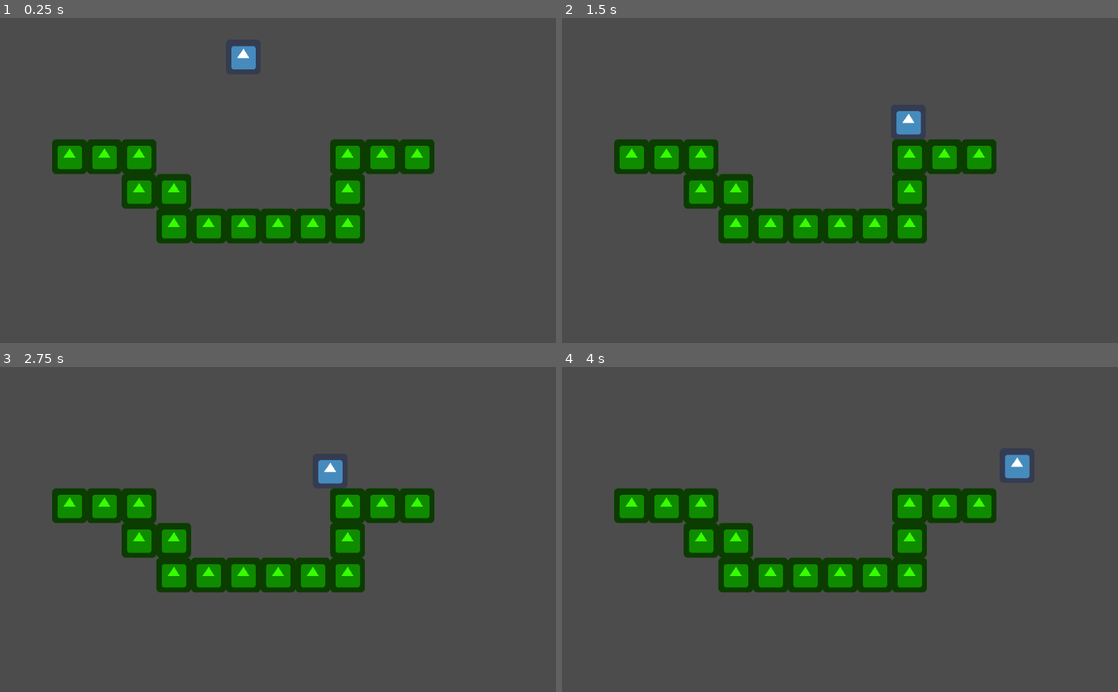
Above: before the commit, frames 1-4 (two rows, left to right).
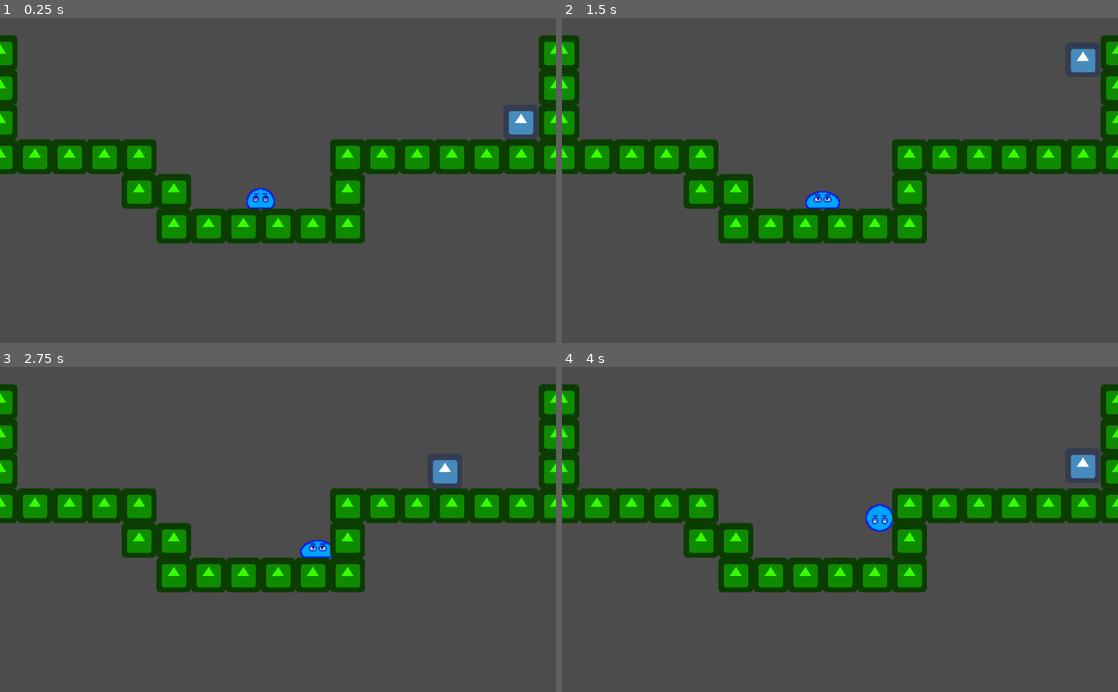
Above: after the commit, the same moments.

Repository: sethburch/Daynight
Game: Godot game, scene res://World.tscn
Same seed, same stepped clock (60 frames per second), same inputs: the game is played once before the commit and once after it. Before the commit the project has no main scene; this scene is started directly in both runs. The engine's default icon, where the game draws it, is replaced by a stand-in: a white triangle on a blue panel in a dark square.
Inputs:
- Up to frame 1 (0.25 s): no input
- Up to frame 2 (1.5 s): hold Right (ui_right) from 0.53 s (still down); tap Up (ui_up) at 0.77 s
- Up to frame 3 (2.75 s): tap Up (ui_up) at 1.52 s; release Right (ui_right) at 2.03 s; hold Left (ui_left) from 2.03 s (still down)
- Up to frame 4 (4 s): release Left (ui_left) at 2.78 s; hold Right (ui_right) from 2.78 s (still down); tap Up (ui_up) at 3.02, 3.77 s

The runs differ from the first frame. In frame 1, 6.2% of the frame differs, in the area x 0-100%, y 5-59%; in frame 2, 6.2%; in frame 3, 6.2%; in frame 4, 6.3%, in the area x 0-100%, y 5-51%.

Commit message:
Slime AI
A basic slime AI. It has three types of jumps: high to the side, short to the side, and short straight up. When the player is outside of its detection radius it will jump around at random intervals and in random directions, favoring short jumps. When the player is near it will attempt to jump towards the player, using high jumps if the player is far and short jumps if they are near. The slime also tracks the player with its eyes and gets mean when it can see the player. Its cute.

Diff:
--- /dev/null
+++ b/BodySprite.gd
@@ -0,0 +1,11 @@
+extends AnimatedSprite
+
+onready var slime = get_parent()
+
+func _process(delta):
+	if !slime.is_on_floor():
+		set_animation("Jump")
+	elif slime.waitTimer < 20:
+		set_animation("Prejump")
+	else:
+		set_animation("Idle")
--- /dev/null
+++ b/BrowsSprite.gd
@@ -0,0 +1,36 @@
+extends AnimatedSprite
+
+onready var slime = get_parent()
+
+func _process(delta):
+	if slime.angry:
+		set_frame(1)
+		if abs(slime.target.x - slime.global_position.x) < 30:
+			if slime.target.y < slime.global_position.y:
+				set_animation("LookUp")
+		elif slime.target.y - slime.global_position.y > 3 * abs(slime.target.x - slime.global_position.x):
+			set_animation("Idle")
+		elif slime.target.x > slime.global_position.x:
+			set_animation("LookSide")
+			set_flip_h(false)
+		elif slime.target.x < slime.global_position.x:
+			set_animation("LookSide")
+			set_flip_h(true)
+		if slime.waitTimer < 20:
+			set_animation("Prejump")
+		set_frame(1)
+	elif slime.motion.x == 0:
+		if slime.motion.y < 0:
+			set_animation("LookUp")
+		elif slime.motion.y == 0:
+			set_animation("Idle")
+	elif slime.motion.x > 0:
+		set_animation("LookSide")
+		set_flip_h(false)
+	elif slime.motion.x < 0:
+		set_animation("LookSide")
+		set_flip_h(true)
+	else:
+		set_animation("Idle")
+	if slime.waitTimer < 20:
+		set_animation("Prejump")
--- /dev/null
+++ b/EyesSprite.gd
@@ -0,0 +1,32 @@
+extends AnimatedSprite
+
+onready var slime = get_parent()
+
+func _process(delta):
+	if slime.angry:
+		if abs(slime.target.x - slime.global_position.x) < 30:
+			if slime.target.y < slime.global_position.y:
+				set_animation("LookUp")
+		elif slime.target.y - slime.global_position.y > 3 * abs(slime.target.x - slime.global_position.x):
+			set_animation("LookDown")
+		elif slime.target.x > slime.global_position.x:
+			set_animation("LookSide")
+			set_flip_h(false)
+		elif slime.target.x < slime.global_position.x:
+			set_animation("LookSide")
+			set_flip_h(true)
+	elif slime.motion.x == 0:
+		if slime.motion.y < 0:
+			set_animation("LookUp")
+		elif slime.motion.y == 0:
+			set_animation("Idle")
+	elif slime.motion.x > 0:
+		set_animation("LookSide")
+		set_flip_h(false)
+	elif slime.motion.x < 0:
+		set_animation("LookSide")
+		set_flip_h(true)
+	else:
+		set_animation("Idle")
+	if slime.waitTimer < 20:
+		set_animation("Prejump")
--- /dev/null
+++ b/Slime.gd
@@ -0,0 +1,56 @@
+extends KinematicBody2D
+
+const UP = Vector2(0, -1)
+const GRAVITY = 20
+const JUMP_VEL_HIGH = Vector2(250, -575)
+const JUMP_VEL_LOW = Vector2(150, -450)
+var motion = Vector2()
+var waitTimer = 100
+var target = Vector2(0,0)
+var angry = false
+var rng = RandomNumberGenerator.new()
+
+onready var player = get_node("../Player")
+onready var detectionRadius = get_node("PlayerDetect")
+
+func _physics_process(delta):
+	if detectionRadius.overlaps_body(player):
+		target = player.get_global_position()
+		if waitTimer > 20:
+			waitTimer = 20
+		angry = true
+	elif waitTimer < 1:
+		angry = false
+		var tempRand = rng.randi_range(0, 20)
+		if tempRand == 20:
+			target = Vector2(global_position.x + 100, global_position.y + 100)
+		elif tempRand == 19:
+			target = Vector2(global_position.x - 100, global_position.y + 100)
+		elif tempRand > 12:
+			target = Vector2(global_position.x + 75, global_position.y)
+		elif tempRand > 6:
+			target = Vector2(global_position.x - 75, global_position.y)
+		else:
+			target = Vector2(global_position.x, global_position.y + 20)
+	else:
+		angry = false
+	if is_on_floor():
+		motion.x = 0
+		waitTimer -= 1
+		chase()
+
+	motion.y += GRAVITY
+
+	motion = move_and_slide(motion, UP)
+
+func chase():
+	if waitTimer < 0:
+		if global_position.distance_to(target) > 125:
+			motion = JUMP_VEL_HIGH
+		else:
+			motion = JUMP_VEL_LOW
+		if target.x < global_position.x:
+			motion.x *= -1
+		elif target.x == global_position.x:
+			motion.x = 0
+		waitTimer = rng.randi_range(20, 120)
--- a/World.tscn
+++ b/World.tscn
@@ -1,18 +1,114 @@
-[gd_scene load_steps=5 format=2]
+[gd_scene load_steps=31 format=2]
 
 [ext_resource path="res://KinematicBody2D.gd" type="Script" id=1]
 [ext_resource path="res://icon.png" type="Texture" id=2]
+[ext_resource path="res://Slime.gd" type="Script" id=3]
+[ext_resource path="res://slime sprites/slime_jump.png" type="Texture" id=4]
+[ext_resource path="res://slime sprites/slime_prejump.png" type="Texture" id=5]
+[ext_resource path="res://slime sprites/slime.png" type="Texture" id=6]
+[ext_resource path="res://slime sprites/slime_idle2.png" type="Texture" id=7]
+[ext_resource path="res://BodySprite.gd" type="Script" id=8]
+[ext_resource path="res://slime sprites/slime_eyes_d.png" type="Texture" id=9]
+[ext_resource path="res://slime sprites/slime_eyes_prej.png" type="Texture" id=10]
+[ext_resource path="res://slime sprites/slime_eyes_f.png" type="Texture" id=11]
+[ext_resource path="res://slime sprites/slime_eyes_u.png" type="Texture" id=12]
+[ext_resource path="res://slime sprites/slime_eyes_r.png" type="Texture" id=13]
+[ext_resource path="res://EyesSprite.gd" type="Script" id=14]
+[ext_resource path="res://slime sprites/slime_brows_prej_normal.png" type="Texture" id=15]
+[ext_resource path="res://slime sprites/slime_brows_prej_angry.png" type="Texture" id=16]
+[ext_resource path="res://slime sprites/slime_brows_f_normal.png" type="Texture" id=17]
+[ext_resource path="res://slime sprites/slime_brows_f_angry.png" type="Texture" id=18]
+[ext_resource path="res://slime sprites/slime_brows_u_normal.png" type="Texture" id=19]
+[ext_resource path="res://slime sprites/slime_brows_u_angry.png" type="Texture" id=20]
+[ext_resource path="res://slime sprites/slime_brows_r_normal.png" type="Texture" id=21]
+[ext_resource path="res://slime sprites/slime_brows_r_angry.png" type="Texture" id=22]
+[ext_resource path="res://BrowsSprite.gd" type="Script" id=23]
 
 [sub_resource type="RectangleShape2D" id=1]
 extents = Vector2( 32, 32 )
 
+[sub_resource type="SpriteFrames" id=5]
+animations = [ {
+"frames": [ ExtResource( 4 ) ],
+"loop": true,
+"name": "Jump",
+"speed": 5.0
+}, {
+"frames": [ ExtResource( 5 ) ],
+"loop": true,
+"name": "Prejump",
+"speed": 5.0
+}, {
+"frames": [ ExtResource( 6 ), ExtResource( 7 ) ],
+"loop": true,
+"name": "Idle",
+"speed": 3.0
+} ]
+
+[sub_resource type="SpriteFrames" id=6]
+animations = [ {
+"frames": [ ExtResource( 9 ) ],
+"loop": true,
+"name": "LookDown",
+"speed": 5.0
+}, {
+"frames": [ ExtResource( 10 ) ],
+"loop": true,
+"name": "Prejump",
+"speed": 5.0
+}, {
+"frames": [ ExtResource( 11 ) ],
+"loop": true,
+"name": "Idle",
+"speed": 5.0
+}, {
+"frames": [ ExtResource( 12 ) ],
+"loop": true,
+"name": "LookUp",
+"speed": 5.0
+}, {
+"frames": [ ExtResource( 13 ) ],
+"loop": true,
+"name": "LookSide",
+"speed": 5.0
+} ]
+
+[sub_resource type="SpriteFrames" id=7]
+animations = [ {
+"frames": [ ExtResource( 15 ), ExtResource( 16 ) ],
+"loop": true,
+"name": "Prejump",
+"speed": 0.0
+}, {
+"frames": [ ExtResource( 17 ), ExtResource( 18 ) ],
+"loop": true,
+"name": "Idle",
+"speed": 0.0
+}, {
+"frames": [ ExtResource( 19 ), ExtResource( 20 ) ],
+"loop": true,
+"name": "LookUp",
+"speed": 0.0
+}, {
+"frames": [ ExtResource( 21 ), ExtResource( 22 ) ],
+"loop": true,
+"name": "LookSide",
+"speed": 0.0
+} ]
+
 [sub_resource type="RectangleShape2D" id=2]
+extents = Vector2( 11, 9 )
+
+[sub_resource type="CircleShape2D" id=4]
+radius = 100.0
+
+[sub_resource type="RectangleShape2D" id=3]
 extents = Vector2( 32.653, 32 )
 
 [node name="World" type="Node"]
 
 [node name="Player" type="KinematicBody2D" parent="."]
-position = Vector2( 448, 32 )
+position = Vector2( 960, 192 )
 script = ExtResource( 1 )
 __meta__ = {
 "_edit_group_": true
@@ -24,6 +120,41 @@
 [node name="CollisionShape2D" type="CollisionShape2D" parent="Player"]
 shape = SubResource( 1 )
 
+[node name="Slime" type="KinematicBody2D" parent="."]
+position = Vector2( 480, 320 )
+scale = Vector2( 2, 2 )
+script = ExtResource( 3 )
+__meta__ = {
+"_edit_group_": true
+}
+
+[node name="BodySprite" type="AnimatedSprite" parent="Slime"]
+frames = SubResource( 5 )
+animation = "Idle"
+playing = true
+script = ExtResource( 8 )
+
+[node name="EyesSprite" type="AnimatedSprite" parent="Slime"]
+frames = SubResource( 6 )
+animation = "Idle"
+playing = true
+script = ExtResource( 14 )
+
+[node name="BrowsSprite" type="AnimatedSprite" parent="Slime"]
+frames = SubResource( 7 )
+animation = "Idle"
+playing = true
+script = ExtResource( 23 )
+
+[node name="CollisionShape2D" type="CollisionShape2D" parent="Slime"]
+position = Vector2( 0, 7 )
+shape = SubResource( 2 )
+
+[node name="PlayerDetect" type="Area2D" parent="Slime"]
+
+[node name="DetectionRadius" type="CollisionShape2D" parent="Slime/PlayerDetect"]
+shape = SubResource( 4 )
+
 [node name="Walls" type="Node" parent="."]
 editor/display_folded = true
 
@@ -40,7 +171,172 @@
 texture = ExtResource( 2 )
 
 [node name="CollisionShape2D" type="CollisionShape2D" parent="Walls/Wall15"]
-shape = SubResource( 2 )
+shape = SubResource( 3 )
+
+[node name="Wall20" type="StaticBody2D" parent="Walls"]
+editor/display_folded = true
+position = Vector2( 64, 256 )
+__meta__ = {
+"_edit_group_": true
+}
+
+[node name="Sprite" type="Sprite" parent="Walls/Wall20"]
+modulate = Color( 0.219608, 1, 0, 1 )
+show_behind_parent = true
+texture = ExtResource( 2 )
+
+[node name="CollisionShape2D" type="CollisionShape2D" parent="Walls/Wall20"]
+shape = SubResource( 3 )
+
+[node name="Wall21" type="StaticBody2D" parent="Walls"]
+editor/display_folded = true
+position = Vector2( 0, 256 )
+__meta__ = {
+"_edit_group_": true
+}
+
+[node name="Sprite" type="Sprite" parent="Walls/Wall21"]
+modulate = Color( 0.219608, 1, 0, 1 )
+show_behind_parent = true
+texture = ExtResource( 2 )
+
+[node name="CollisionShape2D" type="CollisionShape2D" parent="Walls/Wall21"]
+shape = SubResource( 3 )
+
+[node name="Wall16" type="StaticBody2D" parent="Walls"]
+editor/display_folded = true
+position = Vector2( 0, 192 )
+__meta__ = {
+"_edit_group_": true
+}
+
+[node name="Sprite" type="Sprite" parent="Walls/Wall16"]
+modulate = Color( 0.219608, 1, 0, 1 )
+show_behind_parent = true
+texture = ExtResource( 2 )
+
+[node name="CollisionShape2D" type="CollisionShape2D" parent="Walls/Wall16"]
+shape = SubResource( 3 )
+
+[node name="Wall17" type="StaticBody2D" parent="Walls"]
+editor/display_folded = true
+position = Vector2( 0, 128 )
+__meta__ = {
+"_edit_group_": true
+}
+
+[node name="Sprite" type="Sprite" parent="Walls/Wall17"]
+modulate = Color( 0.219608, 1, 0, 1 )
+show_behind_parent = true
+texture = ExtResource( 2 )
+
+[node name="CollisionShape2D" type="CollisionShape2D" parent="Walls/Wall17"]
+shape = SubResource( 3 )
+
+[node name="Wall18" type="StaticBody2D" parent="Walls"]
+editor/display_folded = true
+position = Vector2( 896, 256 )
+__meta__ = {
+"_edit_group_": true
+}
+
+[node name="Sprite" type="Sprite" parent="Walls/Wall18"]
+modulate = Color( 0.219608, 1, 0, 1 )
+show_behind_parent = true
+texture = ExtResource( 2 )
+
+[node name="CollisionShape2D" type="CollisionShape2D" parent="Walls/Wall18"]
+shape = SubResource( 3 )
+
+[node name="Wall19" type="StaticBody2D" parent="Walls"]
+editor/display_folded = true
+position = Vector2( 960, 256 )
+__meta__ = {
+"_edit_group_": true
+}
+
+[node name="Sprite" type="Sprite" parent="Walls/Wall19"]
+modulate = Color( 0.219608, 1, 0, 1 )
+show_behind_parent = true
+texture = ExtResource( 2 )
+
+[node name="CollisionShape2D" type="CollisionShape2D" parent="Walls/Wall19"]
+shape = SubResource( 3 )
+
+[node name="Wall23" type="StaticBody2D" parent="Walls"]
+editor/display_folded = true
+position = Vector2( 1024, 256 )
+__meta__ = {
+"_edit_group_": true
+}
+
+[node name="Sprite" type="Sprite" parent="Walls/Wall23"]
+modulate = Color( 0.219608, 1, 0, 1 )
+show_behind_parent = true
+texture = ExtResource( 2 )
+
+[node name="CollisionShape2D" type="CollisionShape2D" parent="Walls/Wall23"]
+shape = SubResource( 3 )
+
+[node name="Wall24" type="StaticBody2D" parent="Walls"]
+editor/display_folded = true
+position = Vector2( 1024, 192 )
+__meta__ = {
+"_edit_group_": true
+}
+
+[node name="Sprite" type="Sprite" parent="Walls/Wall24"]
+modulate = Color( 0.219608, 1, 0, 1 )
+show_behind_parent = true
+texture = ExtResource( 2 )
+
+[node name="CollisionShape2D" type="CollisionShape2D" parent="Walls/Wall24"]
+shape = SubResource( 3 )
+
+[node name="Wall25" type="StaticBody2D" parent="Walls"]
+editor/display_folded = true
+position = Vector2( 1024, 128 )
+__meta__ = {
+"_edit_group_": true
+}
+
+[node name="Sprite" type="Sprite" parent="Walls/Wall25"]
+modulate = Color( 0.219608, 1, 0, 1 )
+show_behind_parent = true
+texture = ExtResource( 2 )
+
+[node name="CollisionShape2D" type="CollisionShape2D" parent="Walls/Wall25"]
+shape = SubResource( 3 )
+
+[node name="Wall26" type="StaticBody2D" parent="Walls"]
+editor/display_folded = true
+position = Vector2( 1024, 64 )
+__meta__ = {
+"_edit_group_": true
+}
+
+[node name="Sprite" type="Sprite" parent="Walls/Wall26"]
+modulate = Color( 0.219608, 1, 0, 1 )
+show_behind_parent = true
+texture = ExtResource( 2 )
+
+[node name="CollisionShape2D" type="CollisionShape2D" parent="Walls/Wall26"]
+shape = SubResource( 3 )
+
+[node name="Wall27" type="StaticBody2D" parent="Walls"]
+editor/display_folded = true
+position = Vector2( 0, 64 )
+__meta__ = {
+"_edit_group_": true
+}
+
+[node name="Sprite" type="Sprite" parent="Walls/Wall27"]
+modulate = Color( 0.219608, 1, 0, 1 )
+show_behind_parent = true
+texture = ExtResource( 2 )
+
+[node name="CollisionShape2D" type="CollisionShape2D" parent="Walls/Wall27"]
+shape = SubResource( 3 )
 
 [node name="Wall14" type="StaticBody2D" parent="Walls"]
 editor/display_folded = true
@@ -70,7 +366,22 @@
 texture = ExtResource( 2 )
 
 [node name="CollisionShape2D" type="CollisionShape2D" parent="Walls/Wall13"]
-shape = SubResource( 2 )
+shape = SubResource( 3 )
+
+[node name="Wall22" type="StaticBody2D" parent="Walls"]
+editor/display_folded = true
+position = Vector2( 832, 256 )
+__meta__ = {
+"_edit_group_": true
+}
+
+[node name="Sprite" type="Sprite" parent="Walls/Wall22"]
+modulate = Color( 0.219608, 1, 0, 1 )
+show_behind_parent = true
+texture = ExtResource( 2 )
+
+[node name="CollisionShape2D" type="CollisionShape2D" parent="Walls/Wall22"]
+shape = SubResource( 3 )
 
 [node name="Wall12" type="StaticBody2D" parent="Walls"]
 editor/display_folded = true
--- a/project.godot
+++ b/project.godot
@@ -16,6 +16,7 @@
 [application]
 
 config/name="Daynight"
+run/main_scene="res://World.tscn"
 config/icon="res://icon.png"
 
 [rendering]
Not shown: 13 places in World.tscn that only renumber resources
Binary file added: slime sprites/slime.png
Not shown, added: slime sprites/slime.png.import
Binary file added: slime sprites/slime_brows_f_angry.png
Not shown, added: slime sprites/slime_brows_f_angry.png.import
Binary file added: slime sprites/slime_brows_f_normal.png
Not shown, added: slime sprites/slime_brows_f_normal.png.import
Binary file added: slime sprites/slime_brows_prej_angry.png
Not shown, changed: slime sprites/slime_brows_prej_angry.png.import
Binary file added: slime sprites/slime_brows_prej_normal.png
Not shown, added: slime sprites/slime_brows_prej_normal.png.import
Binary file added: slime sprites/slime_brows_r_angry.png
(and 24 more such lines)
